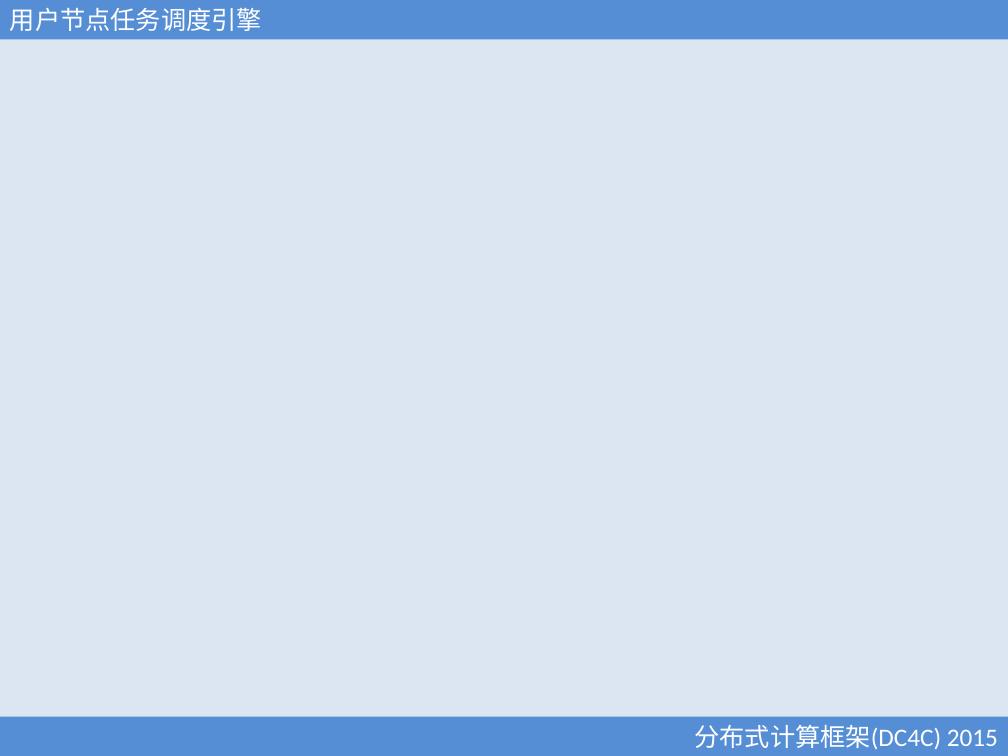
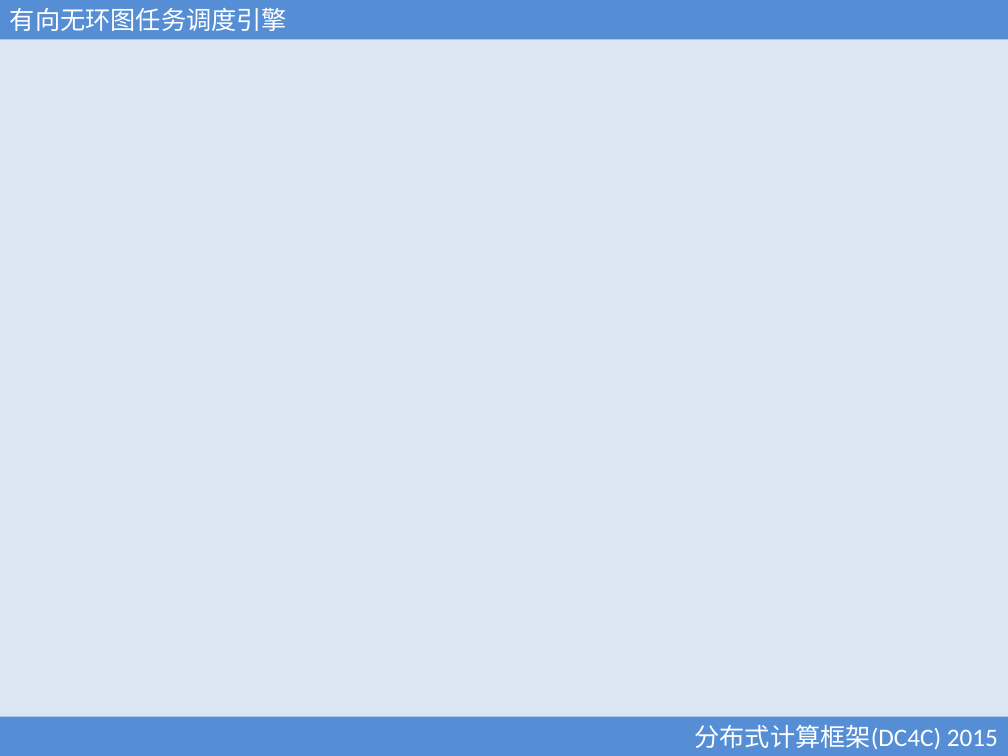
Before and after one commit to xubingyue/dc4c, a slide deck: slide 28 of doc/DC4C.ppt (slide 20 before the commit). Drawn at 1008x756 pixels with LibreOffice and Linux fonts; fonts in the diff are those of the drawing; background and template pictures are left out. Boxes give left, top, right and bottom in pixels: in the first picture for what was removed or moved away, otherwise in the second. Text is boxed around its words. In the diff, an @@ line names an element or a change of style, - is before the commit and + after.

```diff
--- a/doc/DC4C.ppt
+++ b/doc/DC4C.ppt
@@ text in rectangle at [10, 8, 287, 31]: text changed @@
-用户节点任务调度引擎
+有向无环图任务调度引擎
```
Also in this commit, not shown: 10 other slides changed, 4 slides added, 14 other files.
